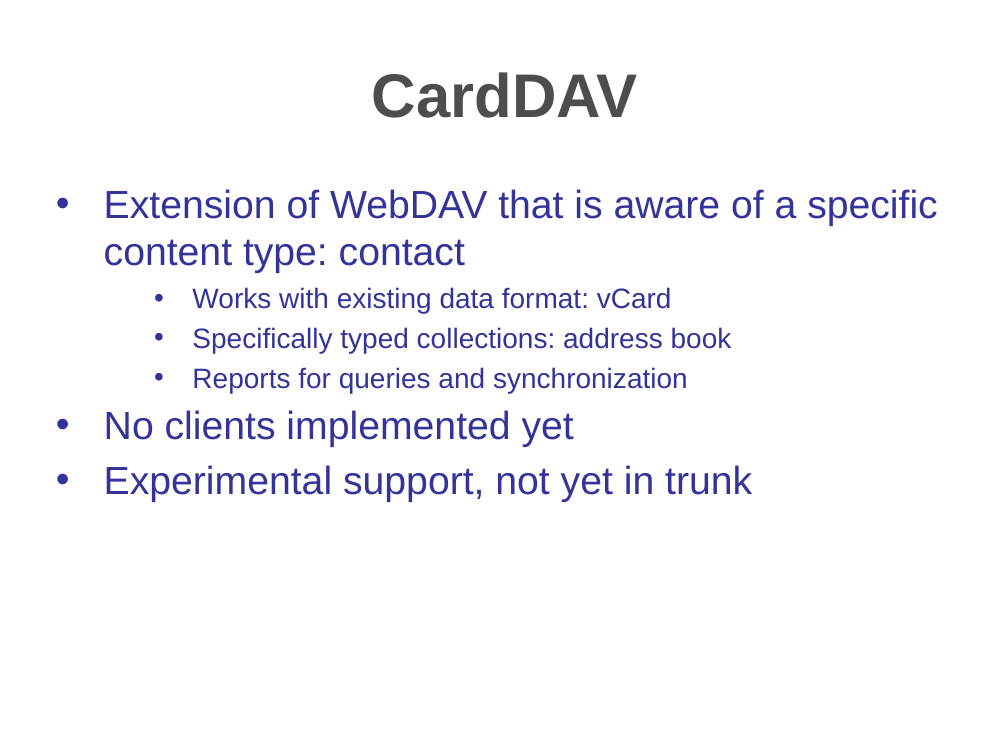
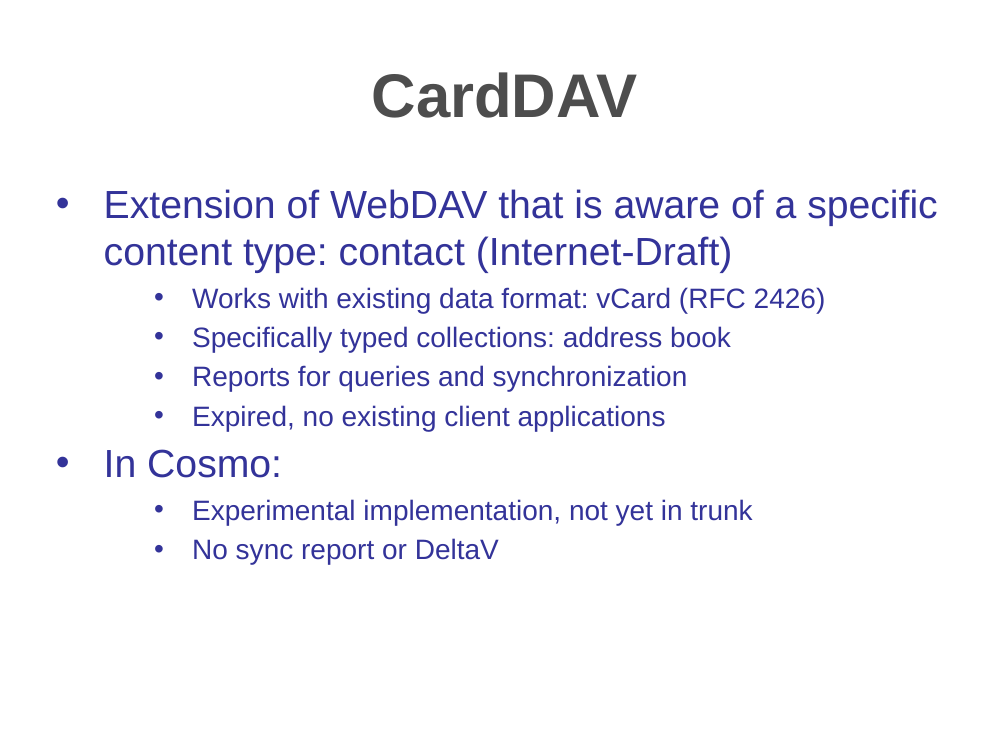
Before and after one commit to hzbarcea/cosmo, a slide deck: slide 14 of src/docs/presentations/apachecon2006.ppt (slide 22 before the commit). Drawn at 1008x756 pixels with LibreOffice and Linux fonts; fonts in the diff are those of the drawing; background and template pictures are left out. Boxes give left, top, right and bottom in pixels: in the first picture for what was removed or moved away, otherwise in the second. Text is boxed around its words. In the diff, an @@ line names an element or a change of style, - is before the commit and + after.

```diff
--- a/src/docs/presentations/apachecon2006.ppt
+++ b/src/docs/presentations/apachecon2006.ppt
@@ text at (x1=104, y1=189, x2=938, y2=313): text changed @@
-• Extension of WebDAV that is aware of a specific content type: contact
-    • Works with existing data format: vCard
+• Extension of WebDAV that is aware of a specific content type: contact (Internet-Draft)
+    • Works with existing data format: vCard (RFC 2426)
@@ text at (x1=192, y1=326, x2=731, y2=391): line spacing 23.4pt to 23.1pt @@
@@ text at (x1=104, y1=405, x2=752, y2=564): text changed; size 28 to 20 pt @@
-• No clients implemented yet
-• Experimental support, not yet in trunk
+    • Expired, no existing client applications
+• In Cosmo:
+    • Experimental implementation, not yet in trunk
+    • No sync report or DeltaV
```
Also in this commit, not shown: 23 other slides changed, 5 slides added, 5 slides removed.
